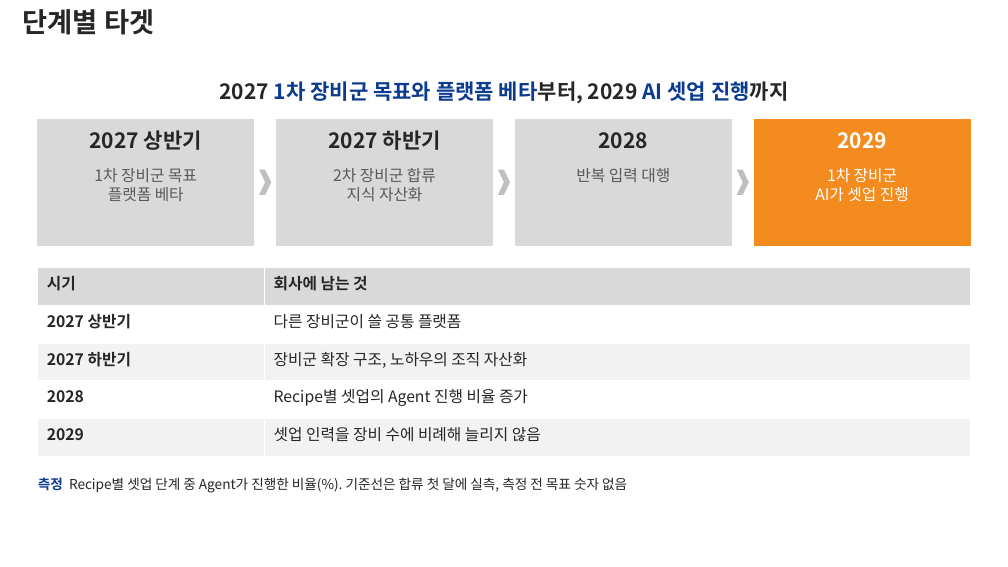
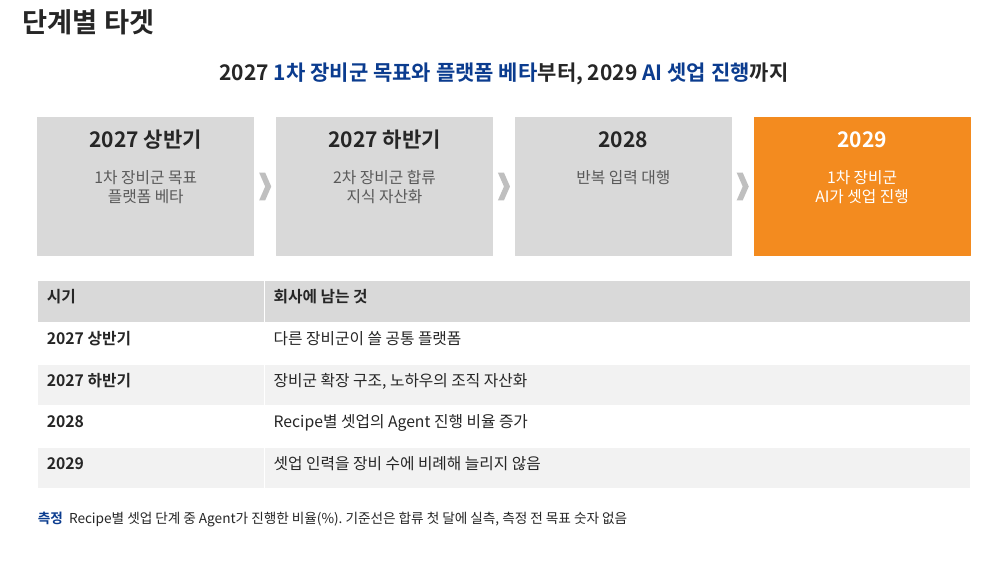
Before and after one commit to DarrenKoi/pm_notes, a slide deck: slide 6 of my-task/arc-tf/deliverables/arc-tf-exec-summary.pptx. Drawn at 1008x567 pixels with LibreOffice and Linux fonts; fonts in the diff are those of the drawing. Boxes give left, top, right and bottom in pixels: in the first picture for what was removed or moved away, otherwise in the second. Text is boxed around its words. In the diff, an @@ line names an element or a change of style, - is before the commit and + after.

```diff
--- a/my-task/arc-tf/deliverables/arc-tf-exec-summary.pptx
+++ b/my-task/arc-tf/deliverables/arc-tf-exec-summary.pptx
@@ text "2027 1차 장비군 목표와 플랫폼 ...": place and size @@
-text "2027 1차 장비군 목표와 플랫폼 ..." at (219, 81, 788, 103)
+text "2027 1차 장비군 목표와 플랫폼 ..." at (219, 62, 788, 84)
@@ rectangle: place and size @@
-rectangle at (38, 119, 254, 245)
+rectangle at (38, 117, 254, 256)
@@ rectangle: place and size @@
-rectangle at (277, 119, 493, 245)
+rectangle at (277, 117, 493, 256)
@@ rectangle: place and size @@
-rectangle at (516, 119, 732, 245)
+rectangle at (516, 117, 732, 256)
@@ rectangle: place and size @@
-rectangle at (754, 119, 970, 245)
+rectangle at (754, 117, 970, 256)
@@ 3 chevrons: place and size @@
-3 chevrons at (259, 169, 749, 194)
+3 chevrons at (259, 172, 749, 200)
@@ table: place and size @@
-table at (38, 268, 970, 456)
+table at (38, 281, 970, 488)
@@ text "측정 Recipe별 셋업 단계 중 ...": place and size @@
-text "측정 Recipe별 셋업 단계 중 ..." at (38, 477, 627, 493)
+text "측정 Recipe별 셋업 단계 중 ..." at (38, 511, 627, 527)
```
Also in this commit, not shown: 4 other slides changed, 4 other files.
